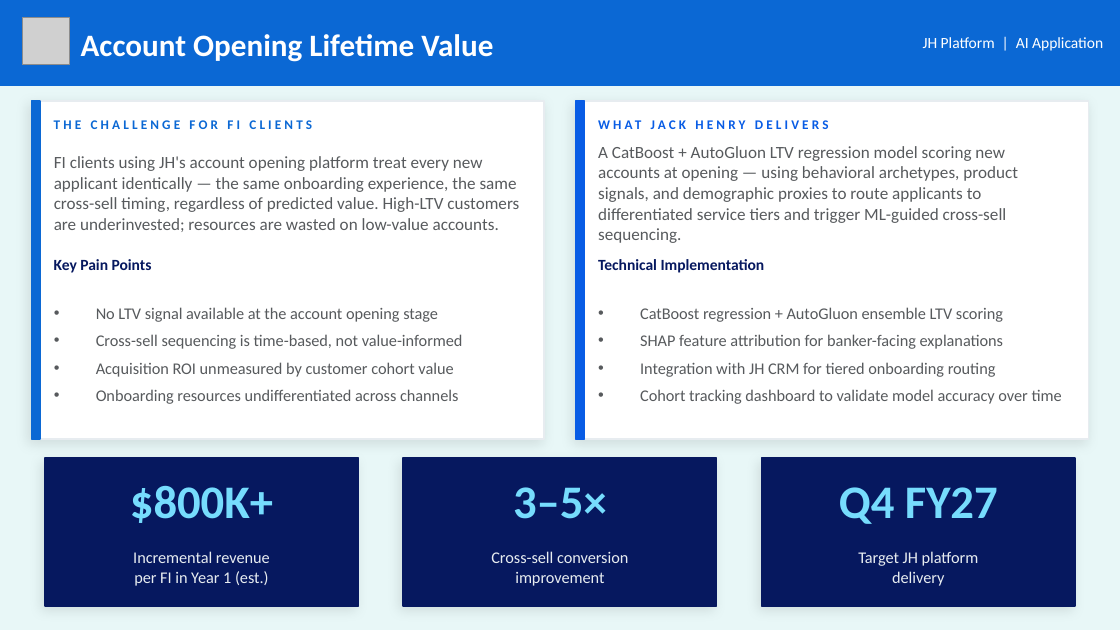
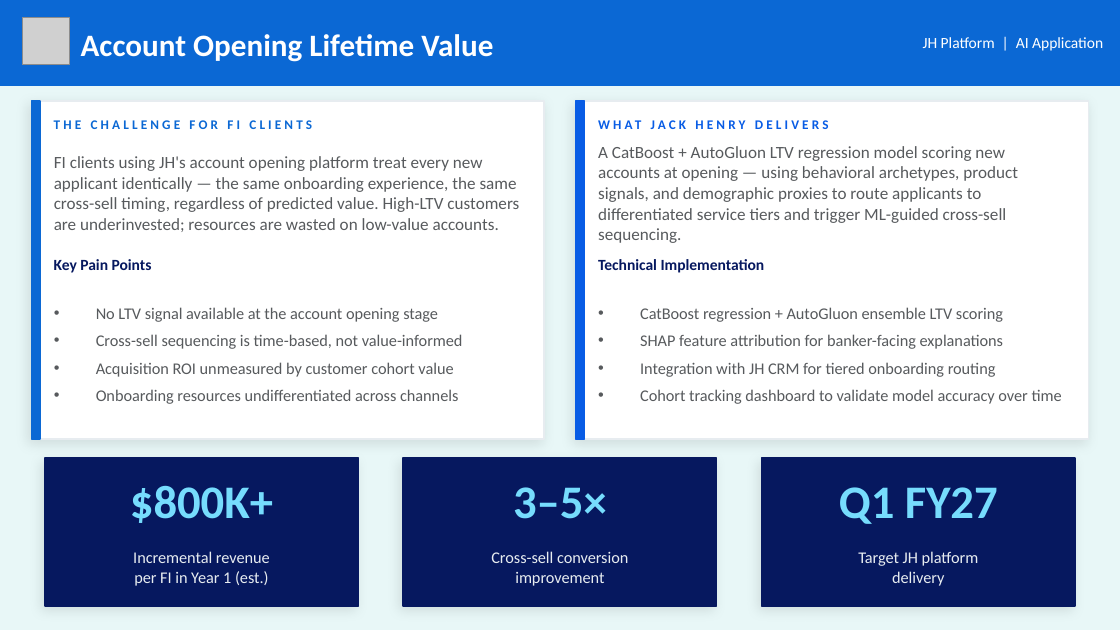
Before and after one commit to MonkeyWrenchGang/jhai_presentations, a slide deck: slide 10 of JH_DS_Strategy_JHBI.pptx. Drawn at 1120x630 pixels with LibreOffice and Linux fonts; fonts in the diff are those of the drawing; grey boxes stand for pictures. Boxes give left, top, right and bottom in pixels: in the first picture for what was removed or moved away, otherwise in the second. Text is boxed around its words. In the diff, an @@ line names an element or a change of style, - is before the commit and + after.

```diff
--- a/JH_DS_Strategy_JHBI.pptx
+++ b/JH_DS_Strategy_JHBI.pptx
@@ text at (839,487,998,524): text changed @@
-Q4 FY27
+Q1 FY27
```
Also in this commit, not shown: 5 other slides changed, 2 slides added.
